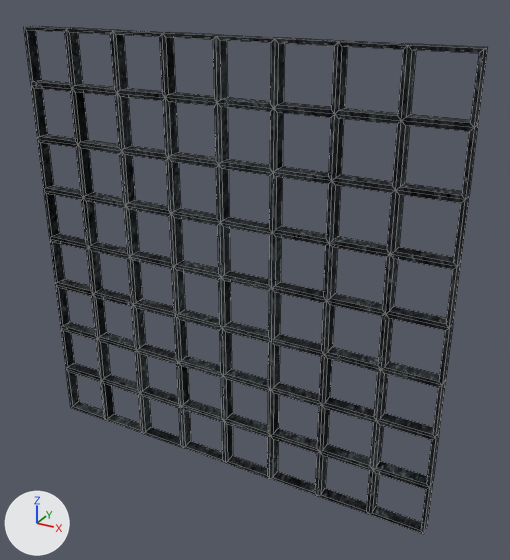
One commit to the FBX model Assets/Models/Props/Gate.fbx: the scene before it, then after it.
Before and after are seen from a 50 mm camera at (1.42, -2.32, 2.17) aimed at (0.12, 0.05, 0.98). The axes (+X, +Y, +Z) are drawn at lower left. The lights are the same throughout. Mesh edges are drawn as thin lines.
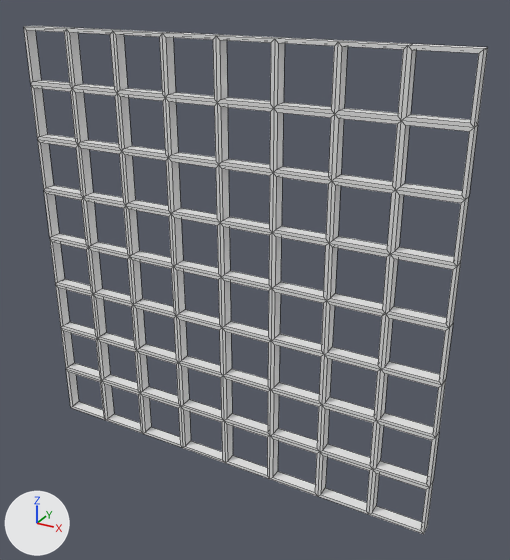
The newer file is also turned or shifted as a whole; pictures and numbers use the older file's frame.

What differs and where, as boxes (x1, y1, x2, y2) in the pictures (510 x 560 px):
'Cube.011', recoloured (black to grey)
    both: (24, 26, 488, 534)

Edits to the bpy script that builds the scene:
```text
Change me_cube_011:
    where me_cube_011.from_pydata(...)  # 674 vertices, 800 faces; spans x -0.95..0.95, y -0.03..0.03, z 0.05..1.95
    remove me_cube_011.materials.append(mat_steel)  # picture img_iron_jpg
```
